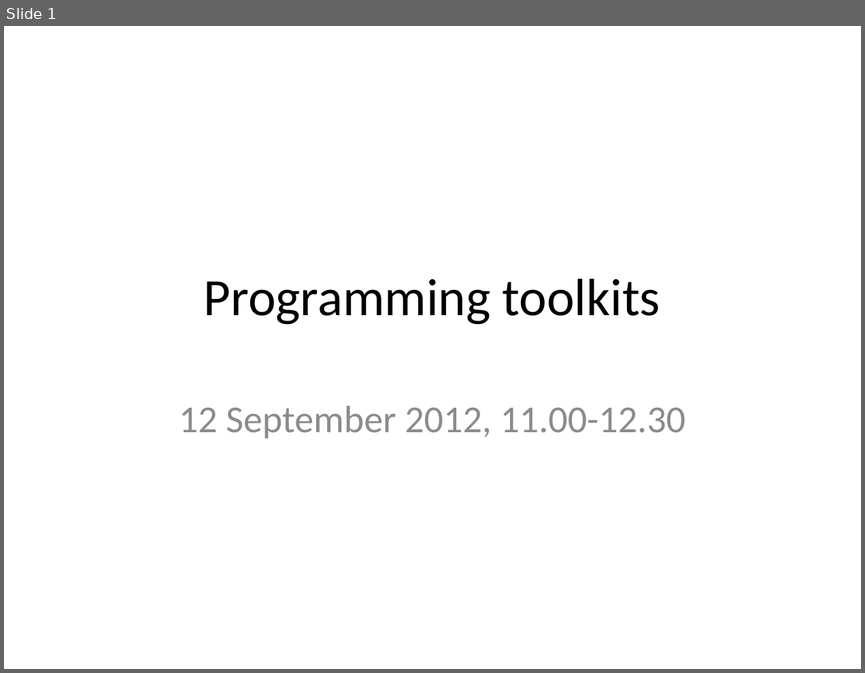
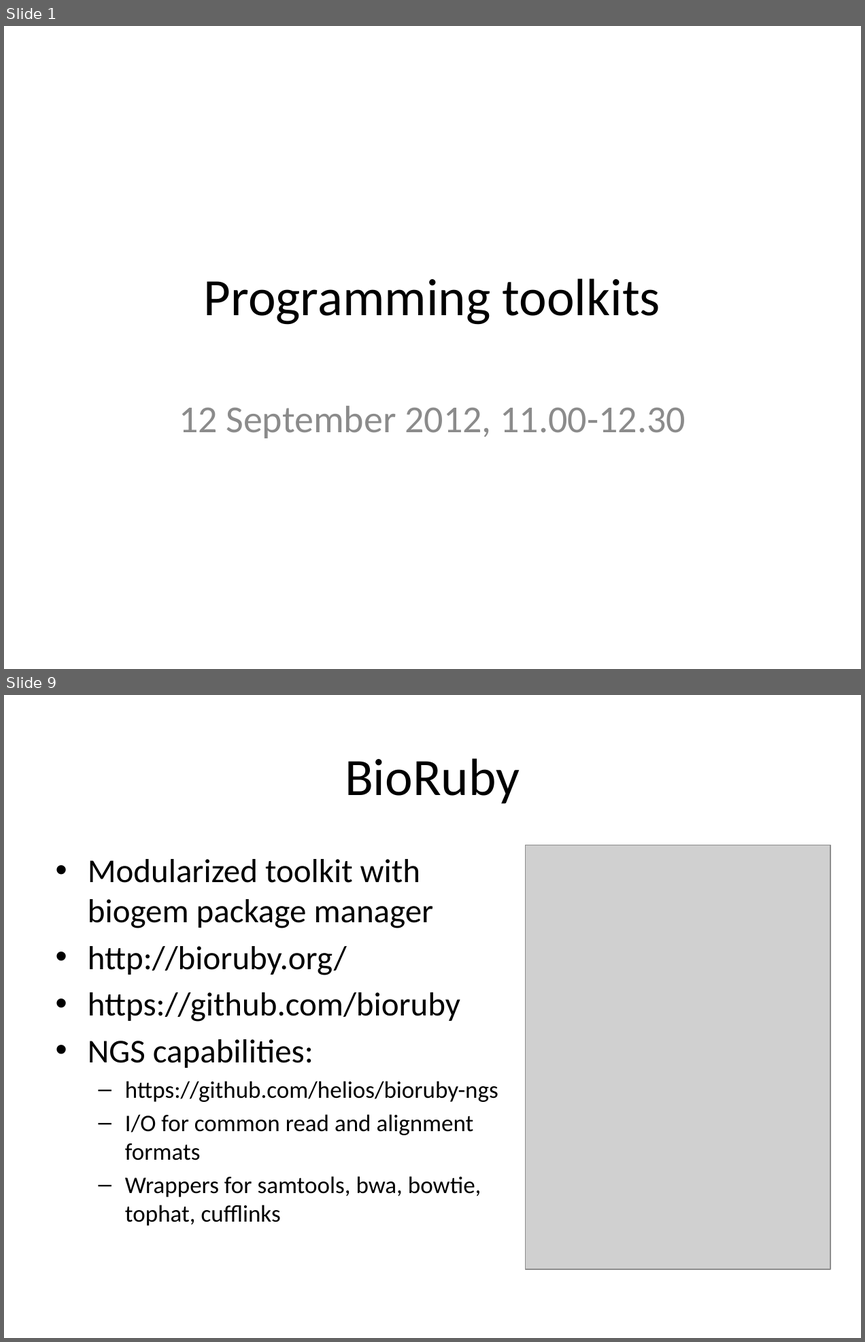
Before and after one commit to rvosa/ngs-workflows, a slide deck: doc/slides/day2/session2/Toolkits.pptx. Shown one above the other, each under a label of ours: slide 1 before the commit, slides 1 and 9 after it; the slides between them are not shown. The pictures are 865x673 and 865x1342 pixels, drawn with LibreOffice and Linux fonts; fonts in the diff are those of the drawing; grey boxes stand for pictures. Boxes give left, top, right and bottom in pixels: in the first picture for what was removed or moved away, otherwise in the second. Text is boxed around its words. In the diff, an @@ line names an element or a change of style, - is before the commit and + after.

Commit message:
completed slides on open source toolkits

```diff
--- a/doc/slides/day2/session2/Toolkits.pptx
+++ b/doc/slides/day2/session2/Toolkits.pptx
@@ slide 9 added at bbox=[4, 695, 861, 1338], background #FFFFFF @@
@@ title added at bbox=[345, 758, 519, 804], 44 pt, text #000000 @@
+BioRuby
@@ picture added at bbox=[525, 845, 830, 1269] @@
@@ text added at bbox=[88, 859, 498, 1225], 20 pt, text #000000 @@
+• Modularized toolkit with biogem package manager
+• http://bioruby.org/
+• https://github.com/bioruby
+• NGS capabilities:
+  – https://github.com/helios/bioruby-ngs
+  – I/O for common read and alignment formats
+  – Wrappers for samtools, bwa, bowtie, tophat, cufflinks
```
Also in this commit, not shown: 3 slides changed, 7 other slides added, 8 slides removed.
